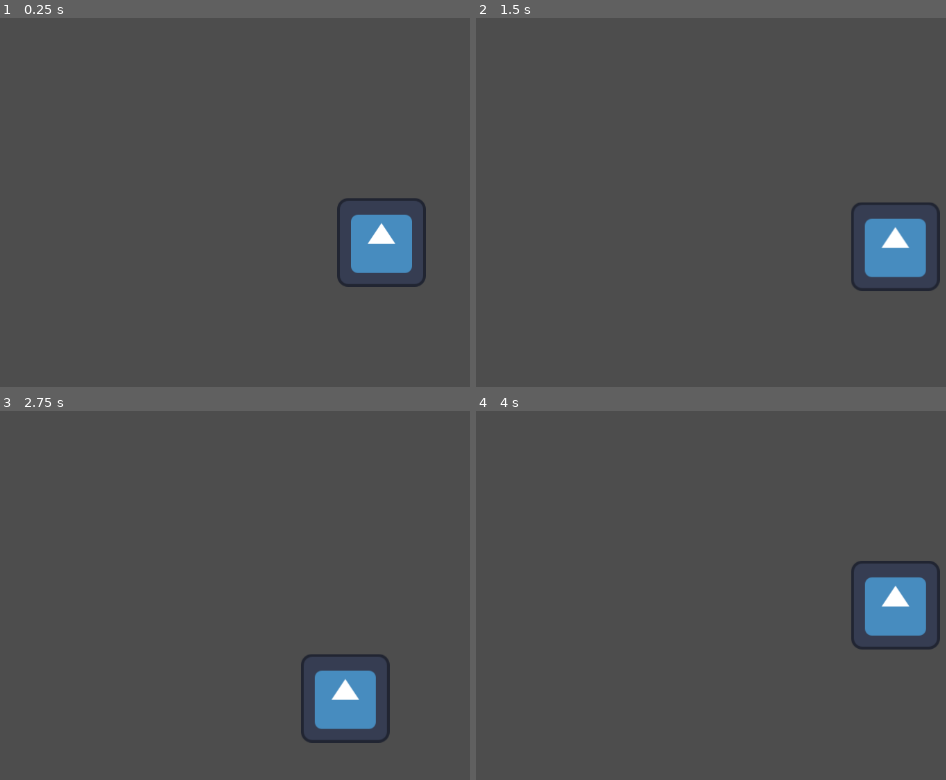
Above: before the commit, frames 1-4 (two rows, left to right).
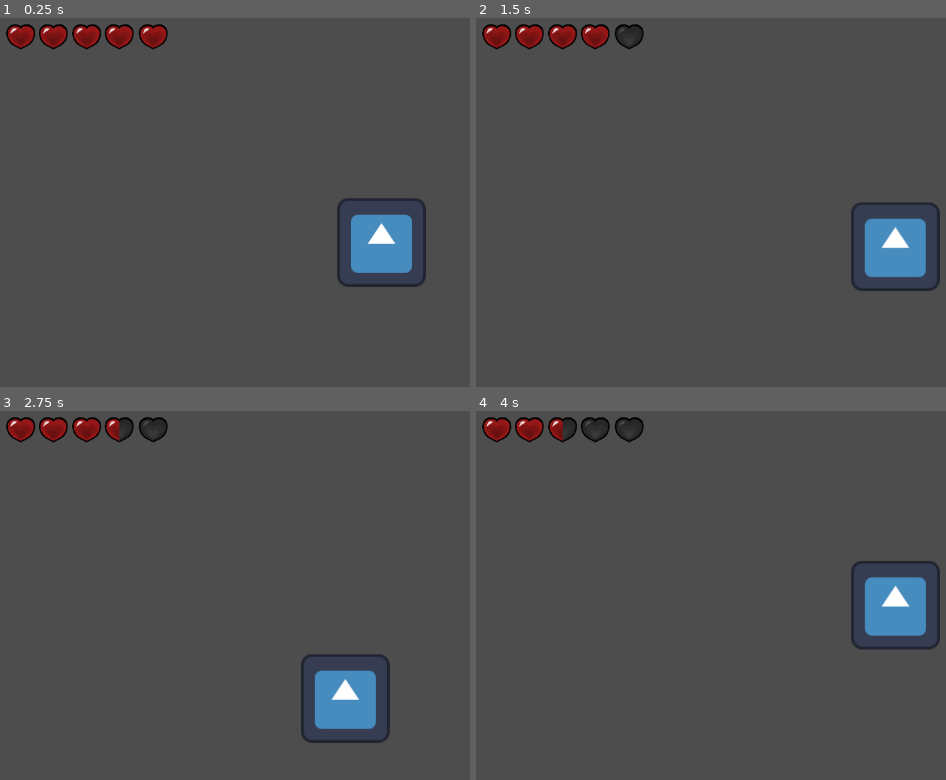
Above: after the commit, the same moments.

Repository: Dekoder-py/DaydreamProject
Game: Godot game, scene res://scenes/level_one.tscn
Same seed, same stepped clock (60 frames per second), same inputs: the game is played once before the commit and once after it. The engine's default icon, where the game draws it, is replaced by a stand-in: a white triangle on a blue panel in a dark square.
Inputs:
- Up to frame 1 (0.25 s): no input
- Up to frame 2 (1.5 s): tap Enter at 0.5 s; hold Right (right) from 0.53 s (still down); tap X (shoot) at 0.6, 1.35 s; tap W (jump) at 0.77 s
- Up to frame 3 (2.75 s): tap W (jump) at 1.52 s; release Right (right) at 2.03 s; hold A (left) from 2.03 s (still down); tap X (shoot) at 2.1 s
- Up to frame 4 (4 s): release A (left) at 2.78 s; hold Right (right) from 2.78 s (still down); tap X (shoot) at 2.85, 3.6 s; tap W (jump) at 3.02, 3.77 s

The runs differ from the first frame. In frame 1, 1.6% of the frame differs, in the area x 1-36%, y 1-9%; in frame 2, 1.6%; in frame 3, 1.6%; in frame 4, 1.6%.

Commit message:
add health display

Diff:
--- /dev/null
+++ b/scenes/hud.tscn
@@ -0,0 +1,30 @@
+[gd_scene load_steps=2 format=3 uid="uid://cmu2clkq2r62l"]
+
+[ext_resource type="Texture2D" uid="uid://be6lh627frqkl" path="res://assets/Heart full.png" id="1_ahhtf"]
+
+[node name="HUD" type="CanvasLayer"]
+
+[node name="HeartOne" type="Sprite2D" parent="."]
+position = Vector2(55, 46)
+scale = Vector2(0.5, 0.5)
+texture = ExtResource("1_ahhtf")
+
+[node name="HeartTwo" type="Sprite2D" parent="."]
+position = Vector2(102, 46)
+scale = Vector2(0.5, 0.5)
+texture = ExtResource("1_ahhtf")
+
+[node name="HeartThree" type="Sprite2D" parent="."]
+position = Vector2(150, 46)
+scale = Vector2(0.5, 0.5)
+texture = ExtResource("1_ahhtf")
+
+[node name="HeartFour" type="Sprite2D" parent="."]
+position = Vector2(197, 46)
+scale = Vector2(0.5, 0.5)
+texture = ExtResource("1_ahhtf")
+
+[node name="HeartFive" type="Sprite2D" parent="."]
+position = Vector2(246, 46)
+scale = Vector2(0.5, 0.5)
+texture = ExtResource("1_ahhtf")
--- a/scenes/level_one.tscn
+++ b/scenes/level_one.tscn
@@ -1,8 +1,11 @@
-[gd_scene load_steps=2 format=3 uid="uid://d1r3ymhubxgji"]
+[gd_scene load_steps=3 format=3 uid="uid://d1r3ymhubxgji"]
 
 [ext_resource type="PackedScene" uid="uid://bbqret6bimjuv" path="res://scenes/player.tscn" id="1_cd1xg"]
+[ext_resource type="PackedScene" uid="uid://cmu2clkq2r62l" path="res://scenes/hud.tscn" id="2_t18mc"]
 
 [node name="LevelOne" type="Node2D"]
+
+[node name="HUD" parent="." instance=ExtResource("2_t18mc")]
 
 [node name="Midground" type="TileMapLayer" parent="."]
 
@@ -12,3 +15,5 @@
 
 [node name="Player" parent="." instance=ExtResource("1_cd1xg")]
 position = Vector2(207, 138)
+
+[editable path="HUD"]
--- a/scripts/player.gd
+++ b/scripts/player.gd
@@ -3,6 +3,10 @@
 @onready var jump_sound: AudioStreamPlayer = $JumpSound
 @onready var shoot_timer: Timer = $ShootTimer
 @onready var death_sound: AudioStreamPlayer = $DeathSound
+
+const HEART_HALF = preload("uid://cmjuvnk6nc62u")
+const HEART_EMPTY = preload("uid://btvkx1io5xfbf")
+
 
 const SPEED = 300.0
 const JUMP_VELOCITY = -400.0
@@ -18,6 +22,30 @@
 func damage_self(damage: float):
 	health -= damage
 	print("Health: ", health)
+
+	if health == 4:
+		$"../HUD/HeartFive".texture = HEART_EMPTY
+	if health == 3:
+		$"../HUD/HeartFour".texture = HEART_EMPTY
+	if health == 2:
+		$"../HUD/HeartThree".texture = HEART_EMPTY
+	if health == 1:
+		$"../HUD/HeartTwo".texture = HEART_EMPTY
+	if health == 0:
+		$"../HUD/HeartOne".texture = HEART_EMPTY
+
+
+	if health == 4.5:
+		$"../HUD/HeartFive".texture = HEART_HALF
+	if health == 3.5:
+		$"../HUD/HeartFour".texture = HEART_HALF
+	if health == 2.5:
+		$"../HUD/HeartThree".texture = HEART_HALF
+	if health == 1.5:
+		$"../HUD/HeartTwo".texture = HEART_HALF
+	if health == 0.5:
+		$"../HUD/HeartOne".texture = HEART_HALF
+
 	if health <= 0:
 		death_sound.play()
 		get_tree().reload_current_scene()
